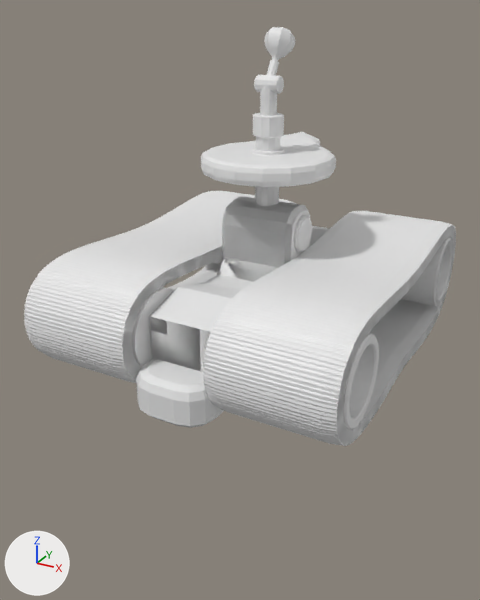
The Blender file models/robot_tracks2.blend, before and after one commit.
One viewpoint serves both versions: a camera (50 mm lens) standing at (0.745, -1.499, 0.855) and looking at (-0.041, -0.07, 0.141). Lighting does not change. The marker at lower left points along +X, +Y and +Z.

Script lines for the objects in view, before the commit:
```python
ob_base_00 = bpy.data.objects.new('Base_00', me_cube_004)
ob_base_00.location = (0.0, 0.0, 0.0)
ob_base_00.rotation_euler = (-3.142, -3.142, 3.142)  # degrees (-180, -180, 180)
ob_base_01 = bpy.data.objects.new('Base_01', me_cylinder_006)
ob_base_01.location = (0.0, 0.0, 0.0)
ob_base_01.rotation_euler = (1.571, 1.529, 1.571)  # degrees (90, 88, 90)
ob_base_02 = bpy.data.objects.new('Base_02', me_cube_010)
ob_base_02.location = (0.0, 0.0, 0.0)
ob_base_02.rotation_euler = (-3.142, -3.142, 3.142)  # degrees (-180, -180, 180)
ob_base_03 = bpy.data.objects.new('Base_03', me_cube_013)
ob_base_03.location = (0.0, 0.0, 0.0)
ob_base_03.rotation_euler = (-3.142, -3.142, 3.142)  # degrees (-180, -180, 180)
ob_headholder = bpy.data.objects.new('HeadHolder', me_cylinder_001)
ob_headholder.location = (0.0, 0.0, 0.584)
ob_tracks_00 = bpy.data.objects.new('Tracks_00', me_cube_002)
ob_tracks_00.location = (0.0, 0.0, 0.0)
ob_tracks_00.rotation_euler = (-3.142, -3.142, 3.142)  # degrees (-180, -180, 180)
ob_tracks_01 = bpy.data.objects.new('Tracks_01', me_cube_005)
ob_tracks_01.location = (0.0, 0.0, 0.0)
ob_tracks_01.rotation_euler = (-3.142, -3.142, 3.142)  # degrees (-180, -180, 180)
ob_tracks_02 = bpy.data.objects.new('Tracks_02', me_cube_008)
ob_tracks_02.location = (0.0, 0.0, 0.0)
ob_tracks_02.rotation_euler = (-3.142, -3.142, 3.142)  # degrees (-180, -180, 180)
ob_tracks_03 = bpy.data.objects.new('Tracks_03', me_cube_011)
ob_tracks_03.location = (0.0, 0.0, 0.0)
ob_tracks_03.rotation_euler = (-3.142, -3.142, 3.142)  # degrees (-180, -180, 180)
# also in view: 'Base_05' at (0.0, -0.001, 0.222); 'SuctionDevice' at (0.0, 0.0, 0.087); 'Tracks_05' at (0.0, 0.0, 0.15); 'RocketLauncher' at (0.0, 0.022, 0.5); 'HeadLamp' at (0.0, 0.054, 0.771)
```
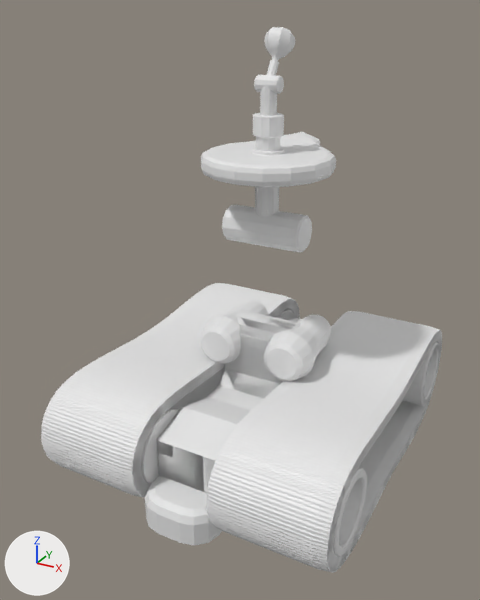
What differs and where, as boxes (x1, y1, x2, y2) in the pictures (480 x 600 px):
'Tracks_06', moved: before (24, 191, 456, 446); after (41, 283, 442, 572)
'Tracks_05', moved: before (24, 191, 456, 446); after (41, 283, 442, 572)
'Tracks_00', moved: before (24, 191, 456, 445); after (41, 284, 441, 573)
'Tracks_03', moved: before (25, 191, 456, 446); after (42, 283, 441, 567)
'Tracks_04', moved: before (24, 191, 456, 446); after (41, 284, 442, 572)
'Tracks_02', moved: before (25, 192, 456, 446); after (42, 283, 442, 572)
'Tracks_01', moved: before (25, 192, 455, 445); after (41, 284, 441, 573)
'Base_01', moved: before (132, 196, 452, 429); after (141, 309, 438, 556)
'SuctionDevice', moved: before (136, 359, 224, 428); after (145, 476, 222, 546)
'Base_06', moved: before (132, 201, 453, 430); after (141, 310, 440, 556)
'Base_05', moved: before (132, 205, 453, 429); after (141, 310, 440, 556)
'Base_00', moved: before (132, 239, 453, 429); after (141, 311, 439, 557)
'Base_04', moved: before (132, 240, 453, 430); after (141, 310, 439, 555)
'Base_02', moved: before (133, 238, 453, 429); after (141, 310, 439, 557)
'Base_03', moved: before (132, 240, 453, 430); after (141, 311, 440, 555)
'Head', unchanged, uncovered by the edit: after (200, 301, 331, 382)

Patch to the scene script:
```diff
--- a/models/robot_tracks2.blend.py
+++ b/models/robot_tracks2.blend.py
@@ ob_base_00 @@
 ob_base_00 = bpy.data.objects.new('Base_00', me_cube_004)
-ob_base_00.location = (0.0, 0.0, 0.0)
+ob_base_00.location = (0.0, 0.0, -0.336)
 ob_base_00.rotation_euler = (-3.142, -3.142, 3.142)  # degrees (-180, -180, 180)
@@ ob_tracks_00 @@
 ob_tracks_00 = bpy.data.objects.new('Tracks_00', me_cube_002)
-ob_tracks_00.location = (0.0, 0.0, 0.0)
+ob_tracks_00.location = (0.0, 0.0, -0.336)
 ob_tracks_00.rotation_euler = (-3.142, -3.142, 3.142)  # degrees (-180, -180, 180)
@@ ob_base_01 @@
 ob_base_01 = bpy.data.objects.new('Base_01', me_cylinder_006)
-ob_base_01.location = (0.0, 0.0, 0.0)
+ob_base_01.location = (0.0, 0.0, -0.336)
 ob_base_01.rotation_euler = (1.571, 1.529, 1.571)  # degrees (90, 88, 90)
@@ ob_tracks_01 @@
 ob_tracks_01 = bpy.data.objects.new('Tracks_01', me_cube_005)
-ob_tracks_01.location = (0.0, 0.0, 0.0)
+ob_tracks_01.location = (0.0, 0.0, -0.336)
 ob_tracks_01.rotation_euler = (-3.142, -3.142, 3.142)  # degrees (-180, -180, 180)
@@ ob_base_02 @@
 ob_base_02 = bpy.data.objects.new('Base_02', me_cube_010)
-ob_base_02.location = (0.0, 0.0, 0.0)
+ob_base_02.location = (0.0, 0.0, -0.336)
 ob_base_02.rotation_euler = (-3.142, -3.142, 3.142)  # degrees (-180, -180, 180)
@@ ob_tracks_02 @@
 ob_tracks_02 = bpy.data.objects.new('Tracks_02', me_cube_008)
-ob_tracks_02.location = (0.0, 0.0, 0.0)
+ob_tracks_02.location = (0.0, 0.0, -0.336)
 ob_tracks_02.rotation_euler = (-3.142, -3.142, 3.142)  # degrees (-180, -180, 180)
@@ ob_base_03 @@
 ob_base_03 = bpy.data.objects.new('Base_03', me_cube_013)
-ob_base_03.location = (0.0, 0.0, 0.0)
+ob_base_03.location = (0.0, 0.0, -0.336)
 ob_base_03.rotation_euler = (-3.142, -3.142, 3.142)  # degrees (-180, -180, 180)
@@ ob_tracks_03 @@
 ob_tracks_03 = bpy.data.objects.new('Tracks_03', me_cube_011)
-ob_tracks_03.location = (0.0, 0.0, 0.0)
+ob_tracks_03.location = (0.0, 0.0, -0.336)
 ob_tracks_03.rotation_euler = (-3.142, -3.142, 3.142)  # degrees (-180, -180, 180)
@@ ob_base_06 @@
 ob_base_06 = bpy.data.objects.new('Base_06', me_cube_016)
-ob_base_06.location = (0.0, 0.0, 0.0)
+ob_base_06.location = (0.0, 0.0, -0.336)
 ob_base_06.rotation_euler = (-3.142, -3.142, 3.142)  # degrees (-180, -180, 180)
@@ ob_tracks_06 @@
 ob_tracks_06 = bpy.data.objects.new('Tracks_06', me_cube_014)
-ob_tracks_06.location = (0.0, 0.0, 0.0)
+ob_tracks_06.location = (0.0, 0.0, -0.336)
 ob_tracks_06.rotation_euler = (-3.142, -3.142, 3.142)  # degrees (-180, -180, 180)
@@ ob_base_05 @@
 ob_base_05 = bpy.data.objects.new('Base_05', me_cube_019)
-ob_base_05.location = (0.0, 0.0, 0.0)
+ob_base_05.location = (0.0, 0.0, -0.336)
 ob_base_05.rotation_euler = (-3.142, -3.142, 3.142)  # degrees (-180, -180, 180)
@@ ob_tracks_05 @@
 ob_tracks_05 = bpy.data.objects.new('Tracks_05', me_cube_017)
-ob_tracks_05.location = (0.0, 0.0, 0.0)
+ob_tracks_05.location = (0.0, 0.0, -0.336)
 ob_tracks_05.rotation_euler = (-3.142, -3.142, 3.142)  # degrees (-180, -180, 180)
@@ ob_base_04 @@
 ob_base_04 = bpy.data.objects.new('Base_04', me_cube_025)
-ob_base_04.location = (0.0, 0.0, 0.0)
+ob_base_04.location = (0.0, 0.0, -0.336)
 ob_base_04.rotation_euler = (-3.142, -3.142, 3.142)  # degrees (-180, -180, 180)
@@ ob_tracks_04 @@
 ob_tracks_04 = bpy.data.objects.new('Tracks_04', me_cube_023)
-ob_tracks_04.location = (0.0, 0.0, 0.0)
+ob_tracks_04.location = (0.0, 0.0, -0.336)
 ob_tracks_04.rotation_euler = (-3.142, -3.142, 3.142)  # degrees (-180, -180, 180)
@@ ob_suctiondevice @@
 ob_suctiondevice = bpy.data.objects.new('SuctionDevice', me_cube)
-ob_suctiondevice.location = (0.0, 0.0, 0.0)
+ob_suctiondevice.location = (0.0, 0.0, -0.336)
```
